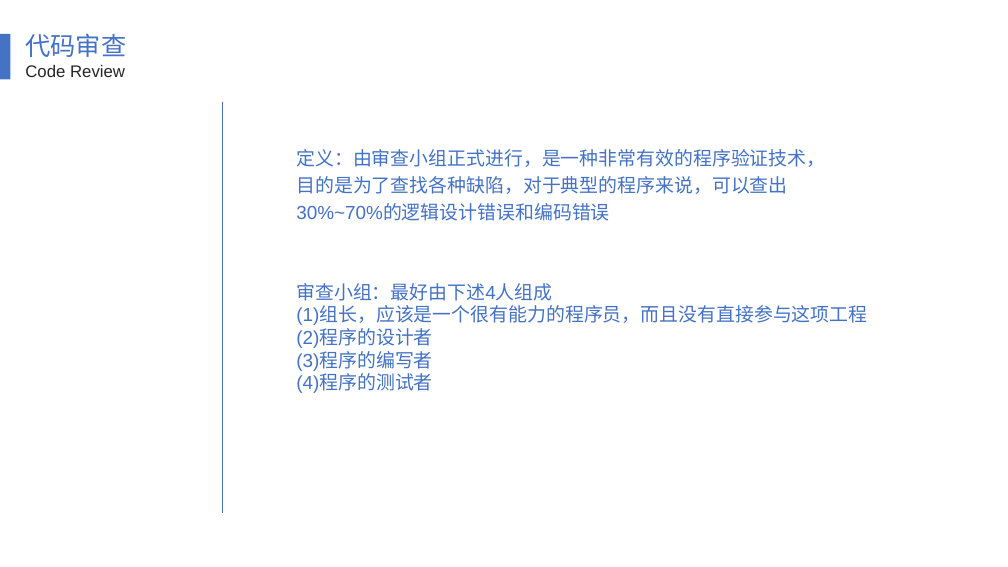
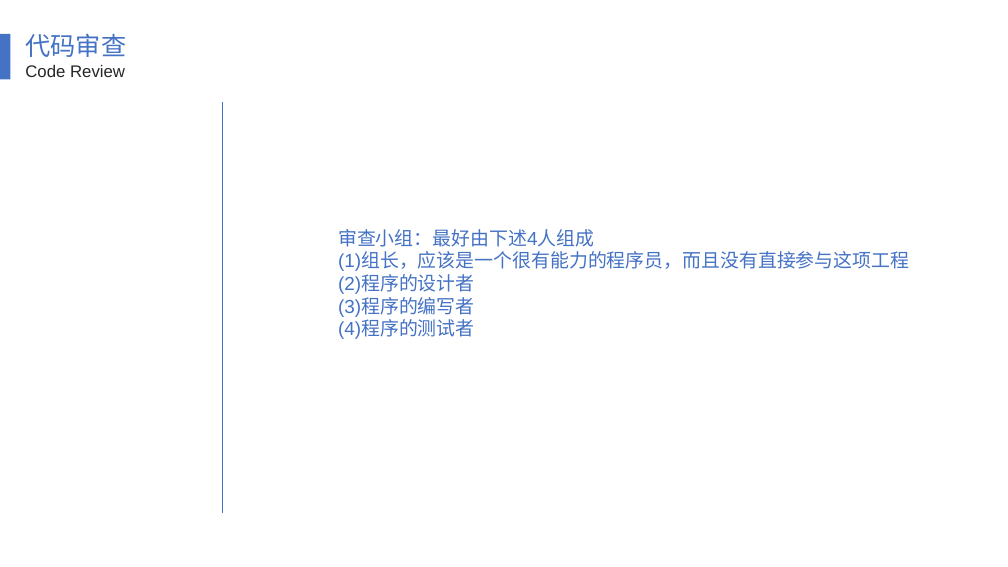
Before and after one commit to SE2018-G11/Chat-helper, a slide deck: slide 19 of 翻转课堂1.pptx (slide 11 before the commit). Drawn at 1008x567 pixels with LibreOffice and Linux fonts; fonts in the diff are those of the drawing. Boxes give left, top, right and bottom in pixels: in the first picture for what was removed or moved away, otherwise in the second. Text is boxed around its words. In the diff, an @@ line names an element or a change of style, - is before the commit and + after.

```diff
--- a/翻转课堂1.pptx
+++ b/翻转课堂1.pptx
@@ text removed at <box>296,149,825,221</box> @@
-定义：由审查小组正式进行，是一种非常有效的程序验证技术，目的是为了查找各种缺陷，对于典型的程序来说，可以查出30%~70%的逻辑设计错误和编码错误
@@ text "审查小组：最好由下述4人组成": place and size @@
-text "审查小组：最好由下述4人组成" at <box>296,283,867,393</box>
+text "审查小组：最好由下述4人组成" at <box>338,229,909,339</box>
```
Also in this commit, not shown: 14 other slides changed, 14 slides added.
